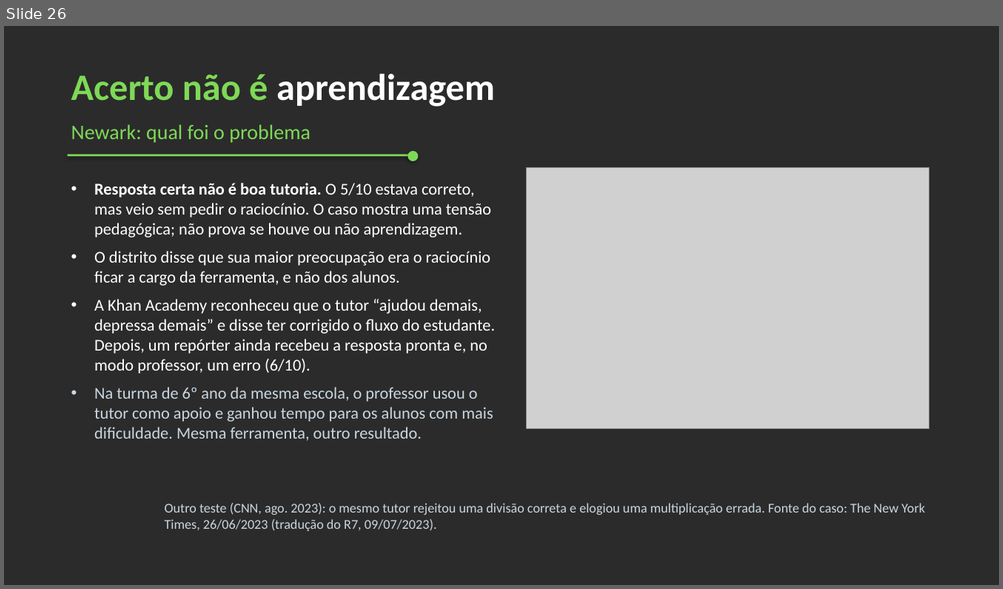
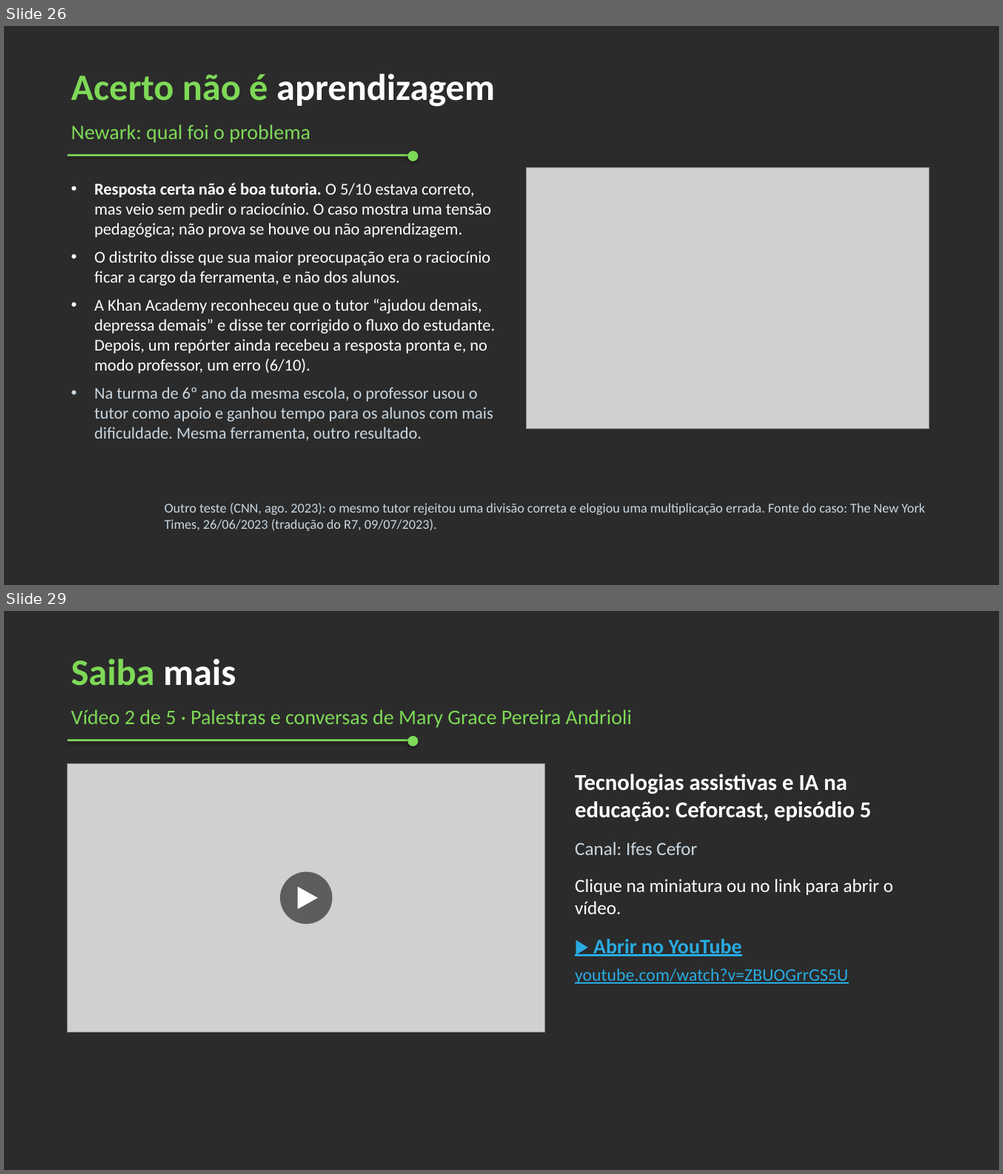
Before and after one commit to maryandrioli/iagestao, a slide deck: kit_oficina_ia_gestores_v3/apoio/fundamentos/slides_fundamentos.pptx. Shown one above the other, each under a label of ours: slide 26 before the commit, slides 26 and 29 after it; the slides between them are not shown. The pictures are 1003x589 and 1003x1174 pixels, drawn with LibreOffice and Linux fonts; fonts in the diff are those of the drawing; grey boxes stand for pictures; background and template pictures are left out; a plain dark background stands for a picture behind light text. Boxes give left, top, right and bottom in pixels: in the first picture for what was removed or moved away, otherwise in the second. Text is boxed around its words. In the diff, an @@ line names an element or a change of style, - is before the commit and + after.

```diff
--- a/kit_oficina_ia_gestores_v3/apoio/fundamentos/slides_fundamentos.pptx
+++ b/kit_oficina_ia_gestores_v3/apoio/fundamentos/slides_fundamentos.pptx
@@ slide 29 added at <box>4,611,999,1170</box>, background picture (left out) @@
@@ text added at <box>71,658,236,686</box>, 36 pt, text #7ED957, bold @@
+Saiba mais
@@ text added at <box>71,709,632,728</box>, 20 pt, text #7ED957 @@
+Vídeo 2 de 5 · Palestras e conversas de Mary Grace Pereira Andrioli
@@ rectangle added at <box>68,739,410,741</box>, fill #7ED957 @@
@@ ellipse added at <box>407,736,418,747</box>, fill #7ED957 @@
@@ picture added at <box>68,764,545,1033</box> @@
@@ text added at <box>575,774,893,984</box>, 18 pt, text #FFFFFF @@
+Tecnologias assistivas e IA na educação: Ceforcast, episódio 5
+Canal: Ifes Cefor
+Clique na miniatura ou no link para abrir o vídeo.
+▶ Abrir no YouTube
+youtube.com/watch?v=ZBUOGrrGS5U
@@ ellipse added at <box>280,872,333,924</box>, fill #000000 at 55% opacity @@
@@ triangle added at <box>298,887,318,909</box>, fill #FFFFFF @@
```
Also in this commit, not shown: 5 slides changed, 4 other slides added, 14 other files.
